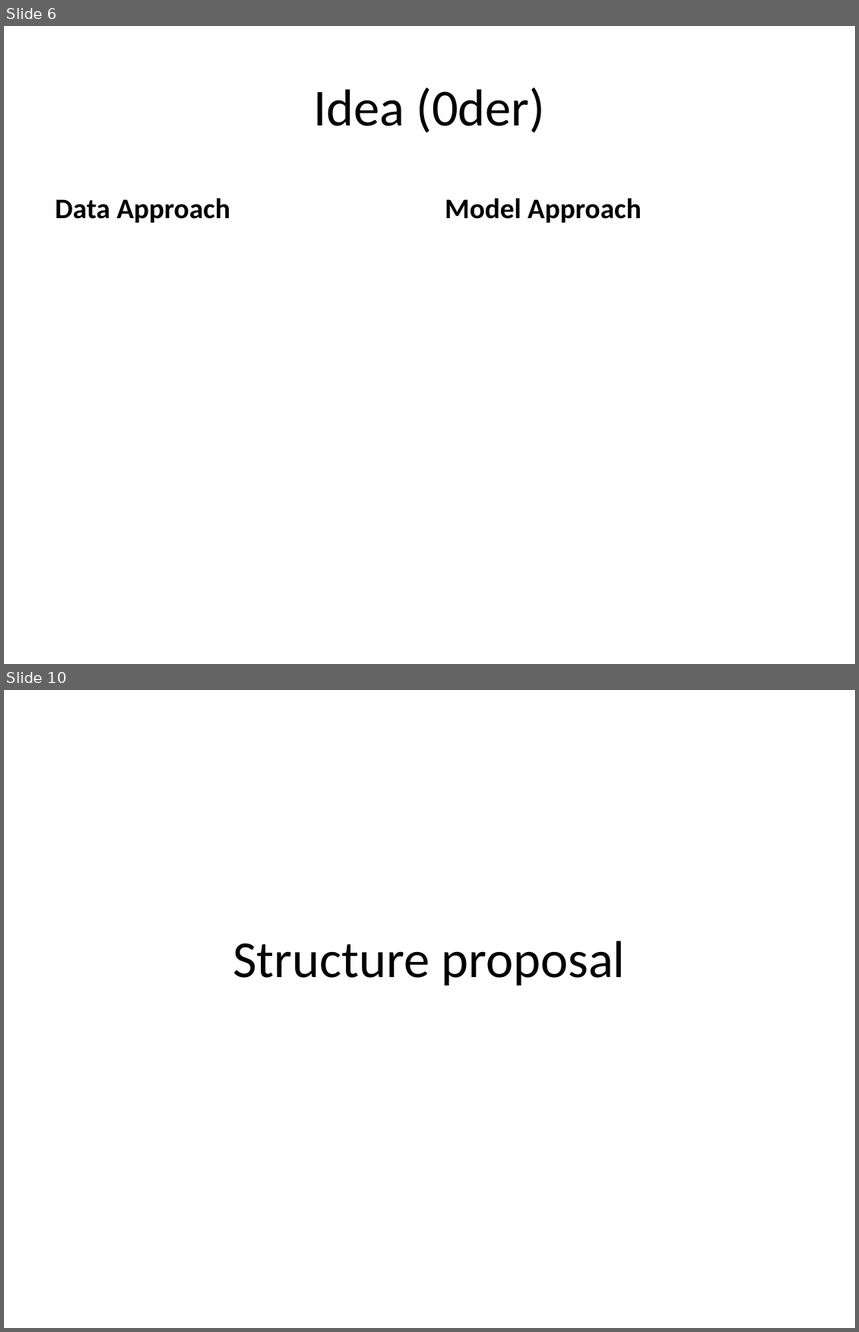
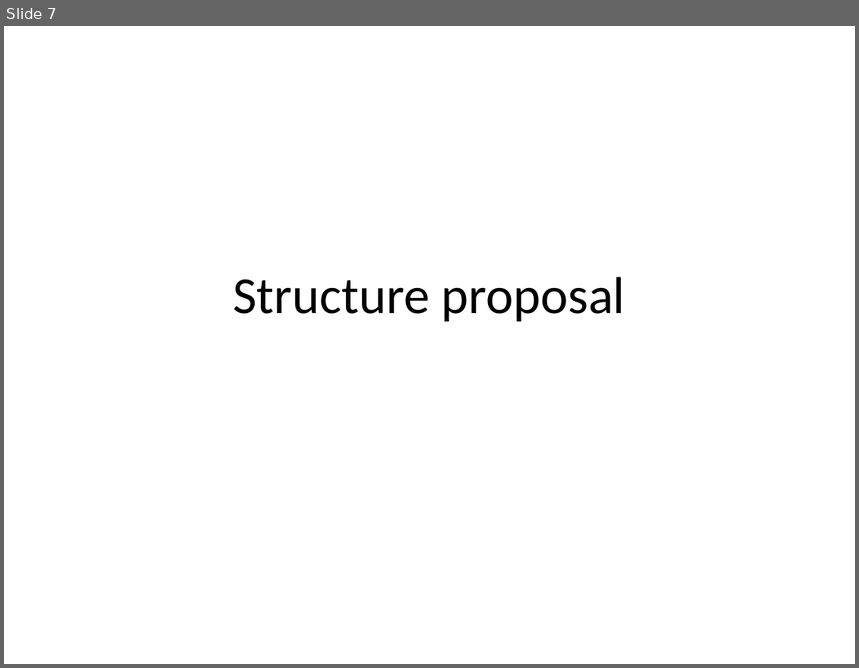
Before and after one commit to EleSwag/Elias-und-Mario, a slide deck: presentation/Test.pptx. Shown one above the other, each under a label of ours: slides 6 and 10 before the commit, slide 7 after it; the slides between them are not shown. The pictures are 859x1332 and 859x668 pixels, drawn with LibreOffice and Linux fonts; fonts in the diff are those of the drawing. Boxes give left, top, right and bottom in pixels: in the first picture for what was removed or moved away, otherwise in the second. Text is boxed around its words. In the diff, an @@ line names an element or a change of style, - is before the commit and + after.

```diff
--- a/presentation/Test.pptx
+++ b/presentation/Test.pptx
@@ slide 6 removed at <box>4,26,855,664</box>, background #FFFFFF @@
@@ title removed at <box>313,88,545,133</box> @@
-Idea (0der)
@@ text removed at <box>55,198,230,223</box> @@
-Data Approach
@@ text removed at <box>445,198,642,223</box> @@
-Model Approach
@@ what was slide 10 is now slide 7 @@
```
Also in this commit, not shown: 2 slides changed, 2 other slides removed, 1 other file.
